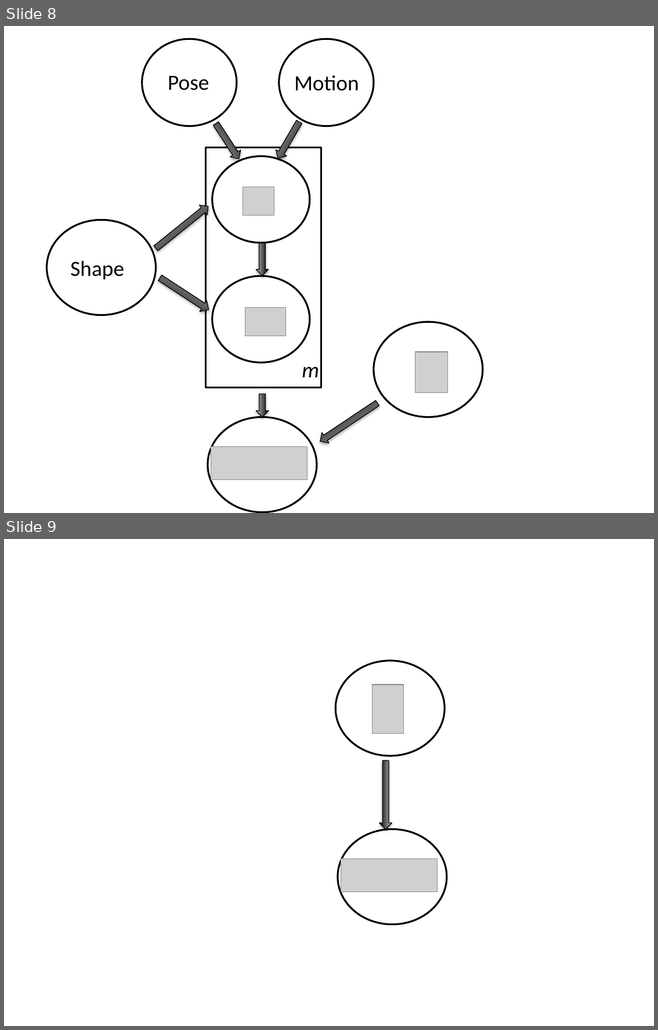
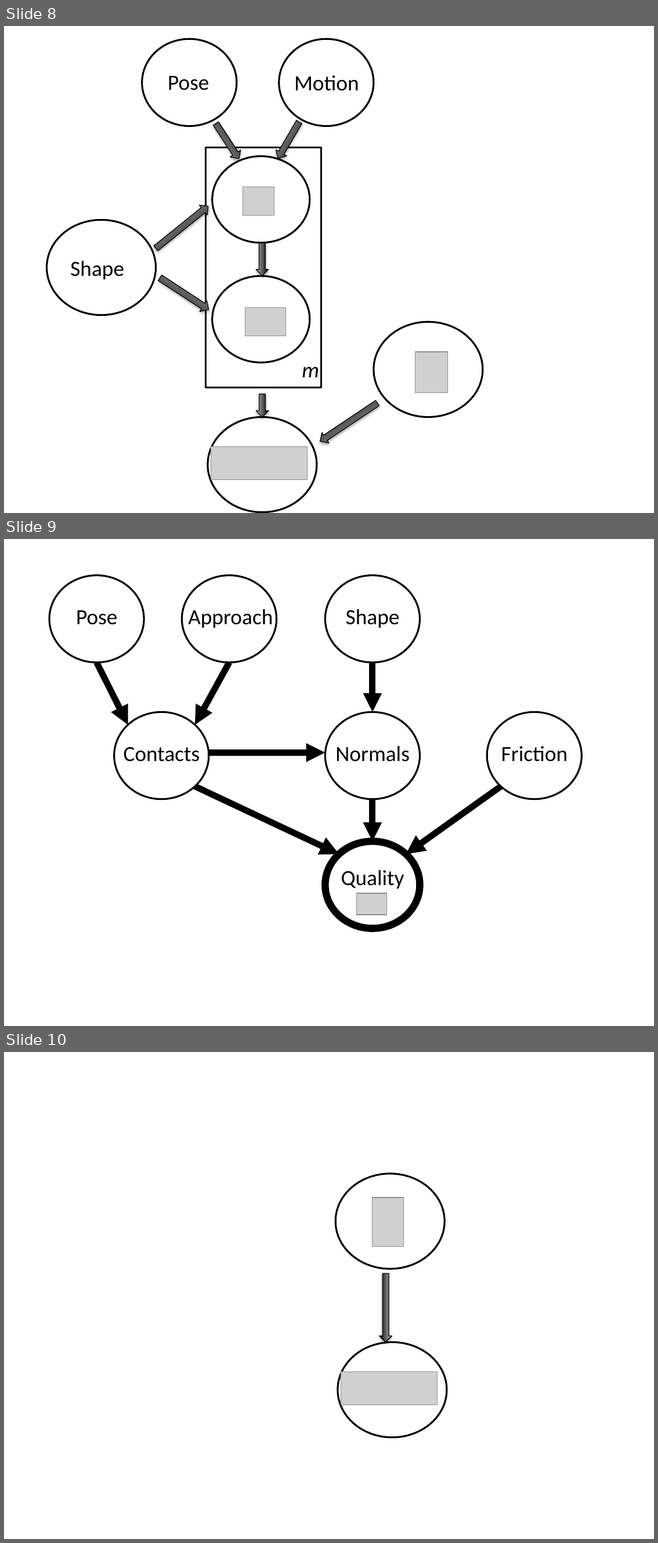
Before and after one commit to mdlaskey/Grasp_Metric_Paper-, a slide deck: figures.pptx. Shown one above the other, each under a label of ours: slides 8 and 9 before the commit, slides 8, 9 and 10 after it. The pictures are 658x1030 and 658x1543 pixels, drawn with LibreOffice and Linux fonts; fonts in the diff are those of the drawing; grey boxes stand for pictures. Boxes give left, top, right and bottom in pixels: in the first picture for what was removed or moved away, otherwise in the second. Text is boxed around its words. In the diff, an @@ line names an element or a change of style, - is before the commit and + after.

```diff
--- a/figures.pptx
+++ b/figures.pptx
@@ slide 9 added at [4, 539, 654, 1026], background #FFFFFF @@
@@ ellipse added at [49, 576, 144, 663], fill #FFFFFF, outline #000000 2 pt @@
@@ ellipse added at [182, 576, 277, 663], fill #FFFFFF, outline #000000 2 pt @@
@@ ellipse added at [325, 576, 420, 663], fill #FFFFFF, outline #000000 2 pt @@
@@ text added at [76, 610, 117, 625], 24 pt, text #000000 @@
+Pose
@@ text added at [188, 609, 273, 628], 24 pt, text #000000 @@
+Approach
@@ text added at [346, 609, 400, 628], 24 pt, text #000000 @@
+Shape
@@ arrow added from (97, 663) to (128, 725), #000000 7 pt @@
@@ arrow added from (229, 663) to (195, 725), #000000 7 pt @@
@@ arrow added from (372, 663) to (372, 712), #000000 7 pt @@
@@ ellipse added at [114, 712, 209, 799], fill #FFFFFF, outline #000000 2 pt @@
@@ ellipse added at [325, 712, 420, 799], fill #FFFFFF, outline #000000 2 pt @@
@@ ellipse added at [487, 712, 582, 799], fill #FFFFFF, outline #000000 2 pt @@
@@ text added at [123, 747, 200, 762], 24 pt, text #000000 @@
+Contacts
@@ text added at [335, 746, 409, 762], 24 pt, text #000000 @@
+Normals
@@ text added at [501, 746, 568, 762], 24 pt, text #000000 @@
+Friction
@@ arrow added from (209, 752) to (325, 752), #000000 7 pt @@
@@ arrow added from (195, 787) to (339, 854), #000000 7 pt @@
@@ arrow added from (372, 799) to (372, 842), #000000 7 pt @@
@@ arrow added from (500, 787) to (405, 854), #000000 7 pt @@
@@ ellipse added at [325, 842, 420, 929], fill #FFFFFF, outline #000000 8 pt @@
@@ text added at [341, 870, 404, 889], 24 pt, text #000000 @@
+Quality
@@ picture added at [356, 894, 387, 915] @@
@@ what was slide 9 is now slide 10 @@
```
Also in this commit, not shown: 1 other file.
